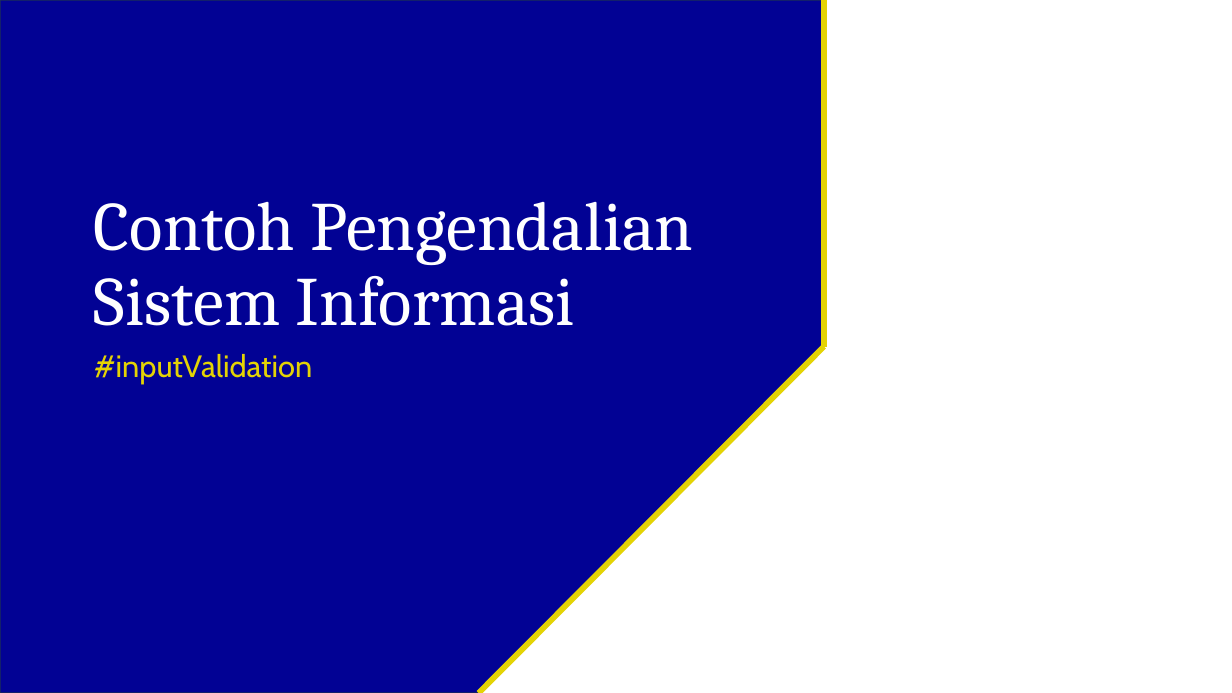
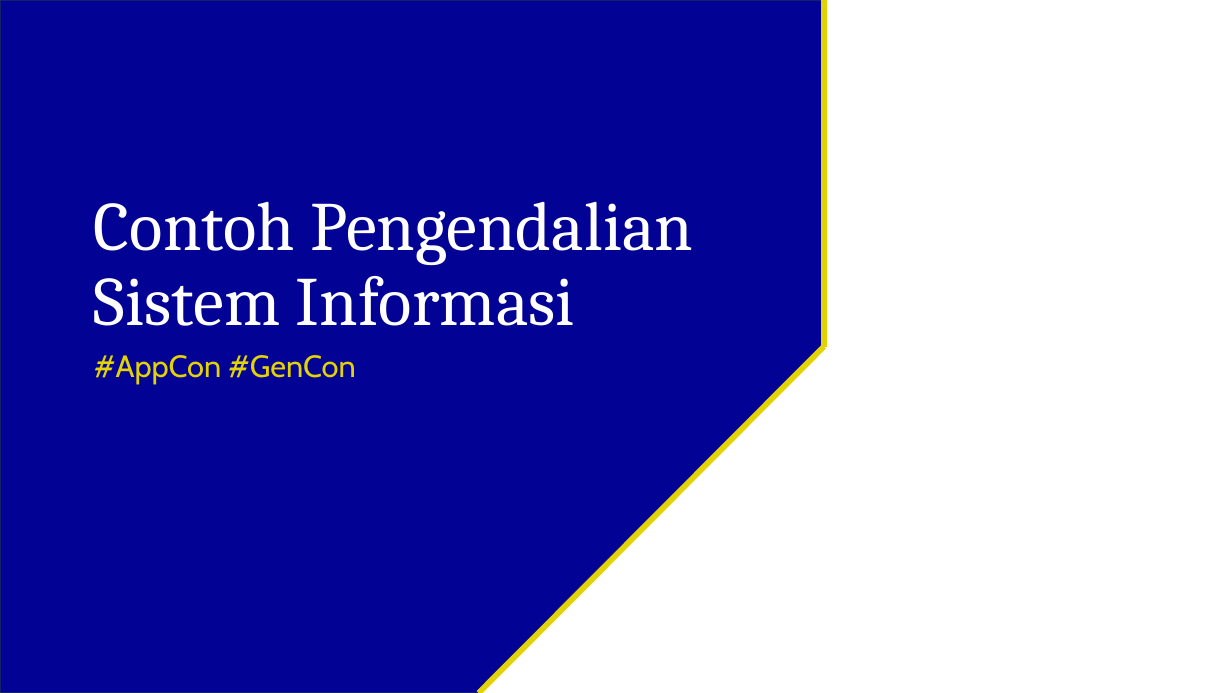
Before and after one commit to irfanradarma/Audit-SI, a slide deck: slide 18 of Slides/10 - Risiko dan Pengendalian.pptx. Drawn at 1232x693 pixels with LibreOffice and Linux fonts; fonts in the diff are those of the drawing; background and template pictures are left out. Boxes give left, top, right and bottom in pixels: in the first picture for what was removed or moved away, otherwise in the second. Text is boxed around its words. In the diff, an @@ line names an element or a change of style, - is before the commit and + after.

```diff
--- a/Slides/10 - Risiko dan Pengendalian.pptx
+++ b/Slides/10 - Risiko dan Pengendalian.pptx
@@ text at box(94, 355, 356, 384): text changed @@
-#inputValidation
+#AppCon #GenCon
```
Also in this commit, not shown: 1 other slide changed, 6 slides added, 1 slide removed, 4 other files.
